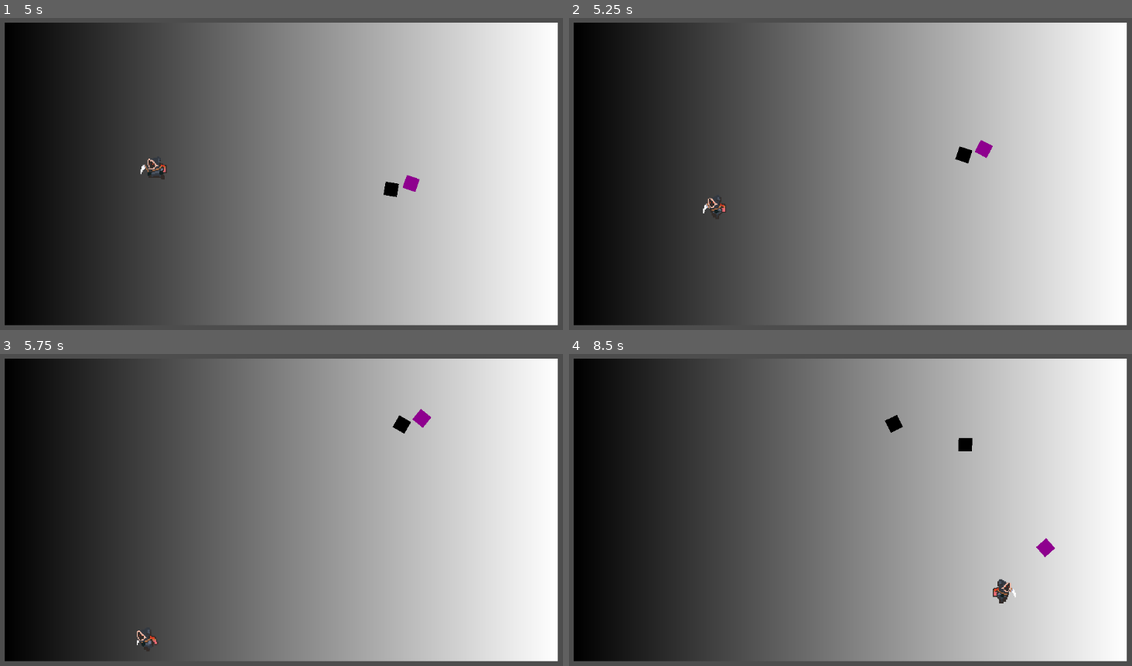
Above: before the commit, frames 1-4 (two rows, left to right).
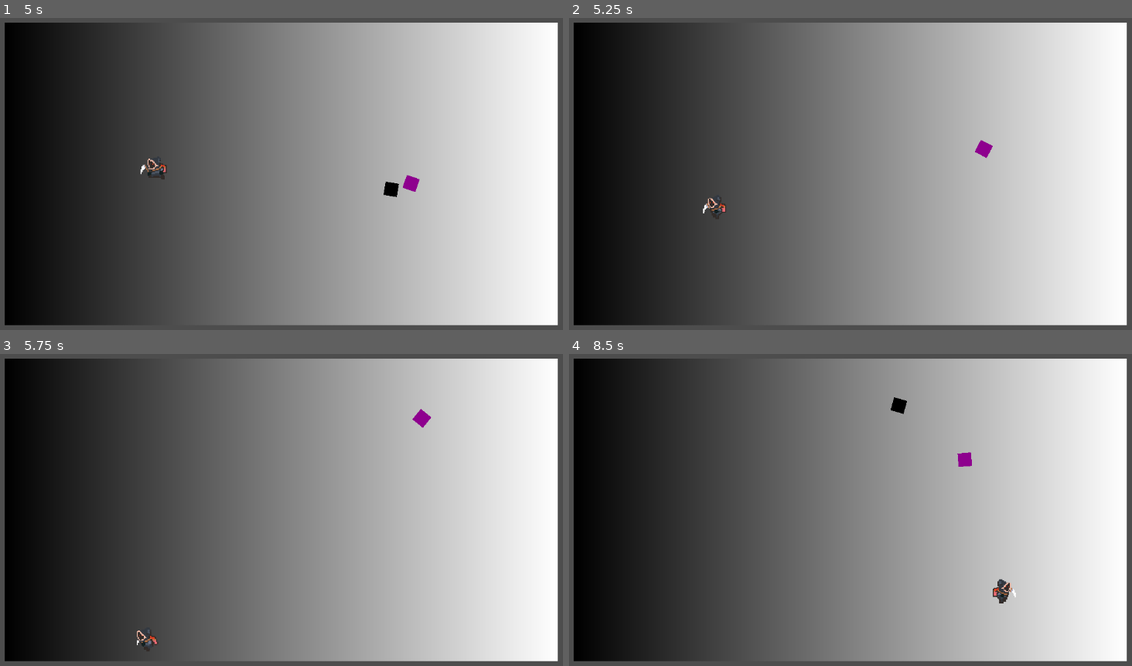
Above: after the commit, the same moments.

Repository: mabanana/MagicPE
Game: Godot game, scene res://Scenes/GameScenes/Test1.tscn
Same seed, same stepped clock (60 frames per second), same inputs: the game is played once before the commit and once after it.
Inputs (mouse positions are in pixels of both pictures, inside the frame that each line leads up to):
- Up to frame 1 (5 s): tap Enter (ui_accept) at 0.5, 0.77, 1.52, 3.02, 3.77, 4.52 s; move the mouse to (416, 155) at 0.52 s; press the mouse at (416, 155) at 0.53 s; hold Right (ui_right) 0.53-1.28 s; move the mouse to (157, 189) at 1.27 s; release the mouse at (157, 189) at 1.28 s; hold Down (ui_down) 1.28-2.03 s; right-click (157, 189) at 1.35 s; move the mouse to (343, 96) at 2.02 s; press the mouse at (343, 96) at 2.03 s; hold Right (ui_right) 2.03-2.78 s; move the mouse to (253, 242) at 2.77 s; release the mouse at (253, 242) at 2.78 s; hold Up (ui_up) 2.78-3.53 s; right-click (253, 242) at 2.85 s; move the mouse to (467, 223) at 3.52 s; press the mouse at (467, 223) at 3.53 s; hold Left (ui_left) from 3.53 s (still down); move the mouse to (95, 120) at 4.27 s; release the mouse at (95, 120) at 4.28 s; right-click (95, 120) at 4.35 s
- Up to frame 2 (5.25 s): move the mouse to (884, 170) at 5.02 s; release Left (ui_left) at 5.03 s; press the mouse at (884, 170) at 5.03 s; hold Down (ui_down) from 5.03 s (still down)
- Up to frame 3 (5.75 s): keep holding Down (ui_down)
- Up to frame 4 (8.5 s): move the mouse to (760, 422) at 5.77 s; release Down (ui_down) at 5.78 s; release the mouse at (760, 422) at 5.78 s; hold Right (ui_right) 5.78-6.53 s; right-click (760, 422) at 5.85 s; tap Enter (ui_accept) at 6.02, 6.77, 7.52 s; move the mouse to (985, 491) at 6.52 s; press the mouse at (985, 491) at 6.53 s; hold Up (ui_up) 6.53-7.28 s; move the mouse to (726, 525) at 7.27 s; release the mouse at (726, 525) at 7.28 s; hold Right (ui_right) 7.28-8.03 s; right-click (726, 525) at 7.35 s; move the mouse to (912, 432) at 8.02 s; press the mouse at (912, 432) at 8.03 s; hold Down (ui_down) from 8.03 s (still down)

Frame 1 is identical in both runs. In frame 2, 0.1% of the frame differs, in the area x 68-72%, y 41-47%; in frame 3, 0.1%; in frame 4, 0.5%, in the area x 56-87%, y 13-66%.
Error before the commit: Cannot call method 'get_parent' on a null value. (res://Scripts/Objects/FakeBall.gd:21)

Commit message:
Update Fakeball to despawn properly when not possessed

Diff:
--- a/Scripts/Objects/FakeBall.gd
+++ b/Scripts/Objects/FakeBall.gd
@@ -18,6 +18,7 @@
 
 
 func _on_timer_timeout():
-	possesser.get_parent().depossess_ball()
+	if possesser:
+		possesser.get_parent().depossess_ball()
 	print("FakeBall: queue free")
 	queue_free()
